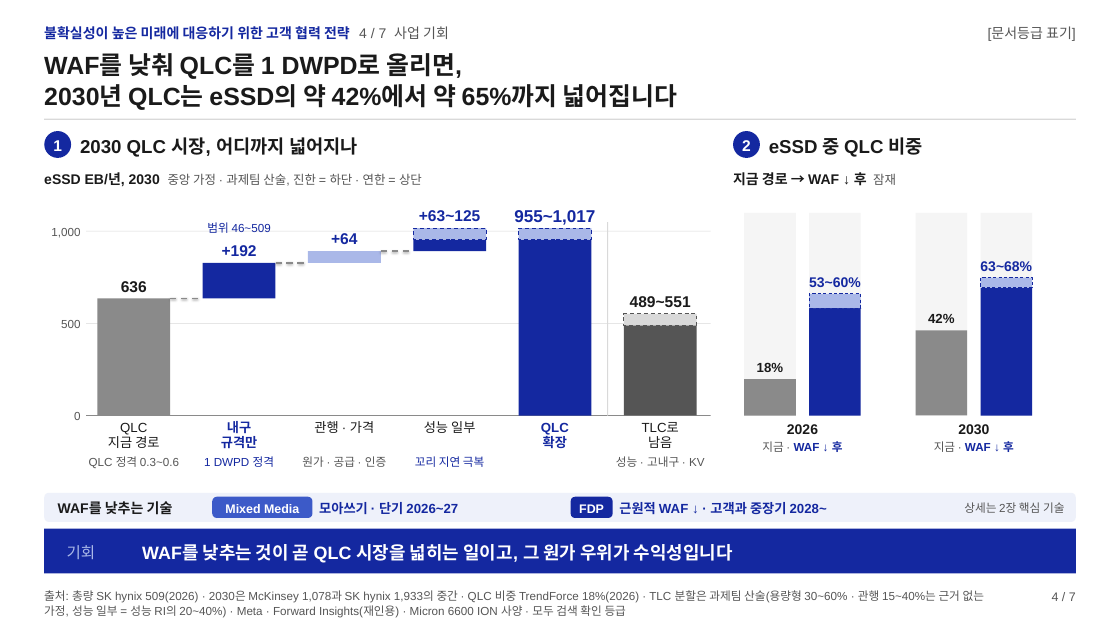
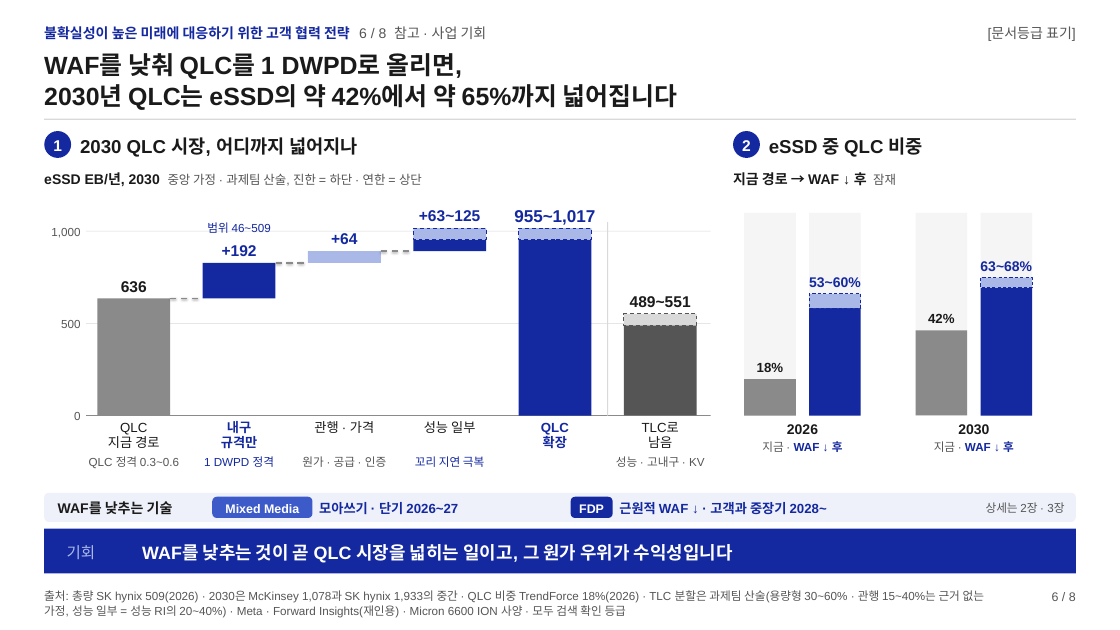
Before and after one commit to k31001/action-learning, a slide deck: slide 6 of dashboard/public/presentations/ssd-future-ready-strategy.pptx (slide 4 before the commit). Drawn at 1120x630 pixels with LibreOffice and Linux fonts; fonts in the diff are those of the drawing. Boxes give left, top, right and bottom in pixels: in the first picture for what was removed or moved away, otherwise in the second. Text is boxed around its words. In the diff, an @@ line names an element or a change of style, - is before the commit and + after.

```diff
--- a/dashboard/public/presentations/ssd-future-ready-strategy.pptx
+++ b/dashboard/public/presentations/ssd-future-ready-strategy.pptx
@@ text at bbox=[44, 26, 487, 40]: text changed @@
-불확실성이 높은 미래에 대응하기 위한 고객 협력 전략 4 / 7 사업 기회
+불확실성이 높은 미래에 대응하기 위한 고객 협력 전략 6 / 8 참고 · 사업 기회
@@ text at bbox=[986, 502, 1064, 513]: text changed @@
-상세는 2장 핵심 기술
+상세는 2장 · 3장
@@ text at bbox=[1052, 592, 1076, 601]: text changed @@
-4 / 7
+6 / 8
```
Also in this commit, not shown: 6 other slides changed, 1 slide added, 40 other files.
